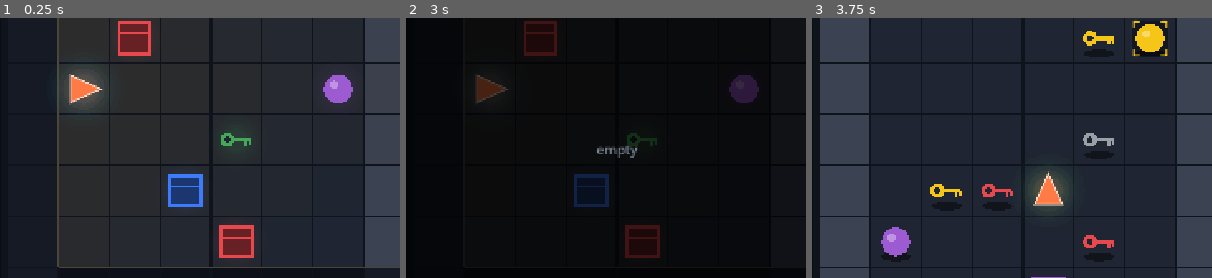
Above: before the commit, frames 1-3 (left to right).
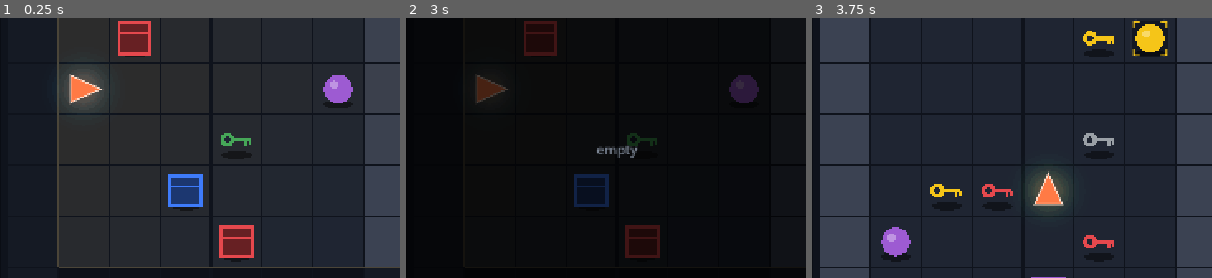
Above: after the commit, the same moments.

Repository: kakasolg/babyai-laya-probe
Game: Godot game, scene res://main.tscn
Two runs of this game, one before a commit and one after it. Both use one fixed random seed, a clock stepped at 60 frames per second and the inputs below.
Inputs:
- Up to frame 1 (0.25 s): no input
- Up to frame 2 (3 s): click "Autopilot L1" at 0.5 s; click "Autopilot L2" at 1.25 s; click "Autopilot L3" at 2 s; click "Garage" at 2.75 s
- Up to frame 3 (3.75 s): click "Puzzle" at 3.5 s
The pictures show only the part of the screen within x 24-74%, y 24-74%; the shares and areas given below are measured in that part.

The runs differ from the first frame. In frame 1, 0.4% of the frame differs, in the area x 31-89%, y 14-94%; in frame 2, less than 0.1%; in frame 3, nothing differs.

Commit message:
goal plate on every board: drive screen and Laya replay too
The plate under the target (dark rounded square, corner marks in the
target's colour) moves from puzzle_game.gd into drive_game.gd, so the
plain drive screen gets it too, along with the glow-free objects and
contact shadows. The Laya replay board (main.gd) draws the same plate,
sized for its 72 px cells, instead of the white ring; in "play yourself"
the goal still stays unmarked until the room ends.

Checks: drive selftest OK; game selftest 35 episodes / 944 steps, 0
mismatches; drivecheck 200: 122 / 68 / 10; puzzlecheck 300 / 300.

Co-Authored-By: Claude Opus 5.5 <noreply@anthropic.com>
Host: Moka-Windows-Dev

Diff:
--- a/godot/drive/drive_game.gd
+++ b/godot/drive/drive_game.gd
@@ -522,8 +522,45 @@
 		draw_circle(p["p"], p["r"], Color(p["c"], clampf(p["life"] * 1.5, 0.0, 1.0)))
 
 
+## The goal sits on its own small plate (11-15, after reading three open-source Sokoban games: they mark the goal
+## with a dedicated floor plate, no glow or motion). The plate is smaller than the cell so it reads as "this object",
+## not "drive into this cell"; four corner marks in the target's colour stay visible around the object.
+const PLATE := 62.0          # half of it, 31 px, clears a key or ball
+const PLATE_MARK := 27.0
+const PLATE_BOX := 74.0      # a box is 50 px wide, so its plate is larger
+const PLATE_BOX_MARK := 33.0
+
+
+func _is_target_px(m: Vector2) -> bool:
+	for t in room["target"]["positions"]:
+		if _px(Vector2(int(t[0]), int(t[1]))).distance_to(m) < 1.0:
+			return true
+	return false
+
+
+func _draw_plate(m: Vector2, col: Color, kind: String) -> void:
+	var size := PLATE_BOX if kind == "box" else PLATE
+	var mark := PLATE_BOX_MARK if kind == "box" else PLATE_MARK
+	var r := Rect2(m - Vector2(size, size) * 0.5, Vector2(size, size))
+	_round(r, Color("#121722"), Color("#2a3242"), 9)
+	var ink := Color(col, 0.95)
+	for sx in [-1.0, 1.0]:
+		for sy in [-1.0, 1.0]:
+			var c := m + Vector2(sx, sy) * mark
+			draw_line(c, c - Vector2(sx * 9, 0), ink, 3.0, true)
+			draw_line(c, c - Vector2(0, sy * 9), ink, 3.0, true)
+
+
+## Board objects without the base glow (only the goal plate speaks), with a small contact shadow so they sit on the floor.
 func _draw_object(kind: String, col: Color, m: Vector2, cell: float) -> void:
-	_glow(m, cell * 0.22, col, 0.6)
+	if cell == CELL:
+		if _is_target_px(m):
+			_draw_plate(m, col, kind)
+		var sh := PackedVector2Array()
+		for i in 20:
+			var u := TAU * i / 20.0
+			sh.append(m + Vector2(cos(u) * cell * 0.3, cell * 0.3 + sin(u) * cell * 0.08))
+		draw_colored_polygon(sh, Color(0, 0, 0, 0.45))
 	match kind:
 		"ball":
 			draw_circle(m, cell * 0.28, col)
--- a/godot/drive/puzzle_game.gd
+++ b/godot/drive/puzzle_game.gd
@@ -282,39 +282,14 @@
 		_draw_moves()
 
 
-## The goal sits on its own small plate (11-15, after reading three open-source Sokoban games: they mark the goal
-## with a dedicated floor plate, no glow or motion). The plate is smaller than the cell so it reads as "this object",
-## not "drive into this cell"; four corner marks in the target's colour stay visible around the object.
+## The goal plate itself is drawn by drive_game.gd (_draw_plate); here only the success response.
 const GUIDE := Color("#9be5ec")
-const PLATE := 62.0          # half of it, 31 px, clears a key or ball
-const PLATE_MARK := 27.0
-const PLATE_BOX := 74.0      # a box is 50 px wide, so its plate is larger
-const PLATE_BOX_MARK := 33.0
+
 
 
 func _draw_goal() -> void:
 	if phase == "result" and result == "success":
 		_draw_arrival()
-
-
-func _is_target_px(m: Vector2) -> bool:
-	for t in room["target"]["positions"]:
-		if _px(Vector2(int(t[0]), int(t[1]))).distance_to(m) < 1.0:
-			return true
-	return false
-
-
-func _draw_plate(m: Vector2, col: Color, kind: String) -> void:
-	var size := PLATE_BOX if kind == "box" else PLATE
-	var mark := PLATE_BOX_MARK if kind == "box" else PLATE_MARK
-	var r := Rect2(m - Vector2(size, size) * 0.5, Vector2(size, size))
-	_round(r, Color("#121722"), Color("#2a3242"), 9)
-	var ink := Color(col, 0.95)
-	for sx in [-1.0, 1.0]:
-		for sy in [-1.0, 1.0]:
-			var c := m + Vector2(sx, sy) * mark
-			draw_line(c, c - Vector2(sx * 9, 0), ink, 3.0, true)
-			draw_line(c, c - Vector2(0, sy * 9), ink, 3.0, true)
 
 
 ## Arrival: a short line from the car to the target, then a check mark on the target's top-right corner.
@@ -329,33 +304,6 @@
 	draw_circle(c, 12.0, Color(C_AUTO, 0.9 * ca))
 	draw_polyline(PackedVector2Array([c + Vector2(-6, 0), c + Vector2(-2, 4), c + Vector2(6, -4)]),
 		Color("#0a0d14", ca), 3.0, true)
-
-
-## Board objects without the base glow (only the goal plate speaks), with a small contact shadow so they sit on the floor.
-func _draw_object(kind: String, col: Color, m: Vector2, cell: float) -> void:
-	if cell == CELL:
-		if _is_target_px(m):
-			_draw_plate(m, col, kind)
-		var sh := PackedVector2Array()
-		for i in 20:
-			var u := TAU * i / 20.0
-			sh.append(m + Vector2(cos(u) * cell * 0.3, cell * 0.3 + sin(u) * cell * 0.08))
-		draw_colored_polygon(sh, Color(0, 0, 0, 0.45))
-	match kind:
-		"ball":
-			draw_circle(m, cell * 0.28, col)
-			draw_circle(m + Vector2(-cell * 0.08, -cell * 0.08), cell * 0.08, Color(1, 1, 1, 0.35))
-		"box":
-			var r := Rect2(m - Vector2(cell * 0.3, cell * 0.3), Vector2(cell * 0.6, cell * 0.6))
-			draw_rect(r, col.darkened(0.55))
-			draw_rect(r, col, false, maxf(2.0, cell * 0.06))
-			draw_line(r.position + Vector2(0, r.size.y * 0.35), r.position + Vector2(r.size.x, r.size.y * 0.35), col, maxf(1.5, cell * 0.04))
-		"key":
-			draw_circle(m + Vector2(-cell * 0.18, 0), cell * 0.14, col)
-			draw_circle(m + Vector2(-cell * 0.18, 0), cell * 0.06, Color("#1f2532"))
-			draw_rect(Rect2(m + Vector2(-cell * 0.05, -cell * 0.04), Vector2(cell * 0.33, cell * 0.08)), col)
-			draw_rect(Rect2(m + Vector2(cell * 0.16, 0), Vector2(cell * 0.05, cell * 0.13)), col)
-			draw_rect(Rect2(m + Vector2(cell * 0.24, 0), Vector2(cell * 0.05, cell * 0.1)), col)
 
 
 ## Bit h of lit[level][(y-1)*6 + (x-1)]: from (x, y) facing h that level's autopilot gets there alone.
--- a/godot/main.gd
+++ b/godot/main.gd
@@ -1057,16 +1057,15 @@
 		if i > 0 and trail[i] != trail[i - 1]:
 			board.draw_line(_center(trail[i - 1]), _center(trail[i]), Color(1, 0.55, 0.3, 0.35), 4.0)
 
+	# in play mode the goal stays unmarked until the end (the player reads the same text the AI reads)
+	var show_goal := mode != "play" or p_result != ""
 	for o in e["objects"]:
 		var c := Vector2i(int(o["x"]), int(o["y"]))
 		if view_mode == 1 and not view.has(c):
 			continue
+		if show_goal and _is_target(c):
+			_draw_plate(c, COLORS.get(o["color"], Color.WHITE), String(o["type"]))
 		_draw_object(o, c)
-
-	if mode != "play" or p_result != "":
-		for p in e["target"]["positions"]:
-			var c := Vector2i(int(p[0]), int(p[1]))
-			board.draw_arc(_center(c), CELL * 0.46, 0, TAU, 40, Color("#ffffff"), 3.0)
 
 	# dim outside the 7x7 view (whole-room view)
 	if view_mode == 2:
@@ -1117,6 +1116,25 @@
 			board.draw_rect(Rect2(m + Vector2(-CELL * 0.05, -CELL * 0.04), Vector2(CELL * 0.33, CELL * 0.08)), col)
 			board.draw_rect(Rect2(m + Vector2(CELL * 0.16, 0), Vector2(CELL * 0.05, CELL * 0.13)), col)
 			board.draw_rect(Rect2(m + Vector2(CELL * 0.24, 0), Vector2(CELL * 0.05, CELL * 0.1)), col)
+
+
+## Same goal plate as the drive screens (drive_game.gd), scaled to this board's 72 px cells.
+func _draw_plate(c: Vector2i, col: Color, kind: String) -> void:
+	var m := _center(c)
+	var size := 64.0 if kind == "box" else 54.0
+	var mark := size * 0.44
+	var sb := StyleBoxFlat.new()
+	sb.bg_color = Color("#161a21")
+	sb.border_color = Color("#343b47")
+	sb.set_border_width_all(1)
+	sb.set_corner_radius_all(8)
+	board.draw_style_box(sb, Rect2(m - Vector2(size, size) * 0.5, Vector2(size, size)))
+	var ink := Color(col, 0.95)
+	for sx in [-1.0, 1.0]:
+		for sy in [-1.0, 1.0]:
+			var k := m + Vector2(sx, sy) * mark
+			board.draw_line(k, k - Vector2(sx * 8, 0), ink, 3.0, true)
+			board.draw_line(k, k - Vector2(0, sy * 8), ink, 3.0, true)
 
 
 func _draw_agent(pos: Vector2i, dir: int) -> void:
